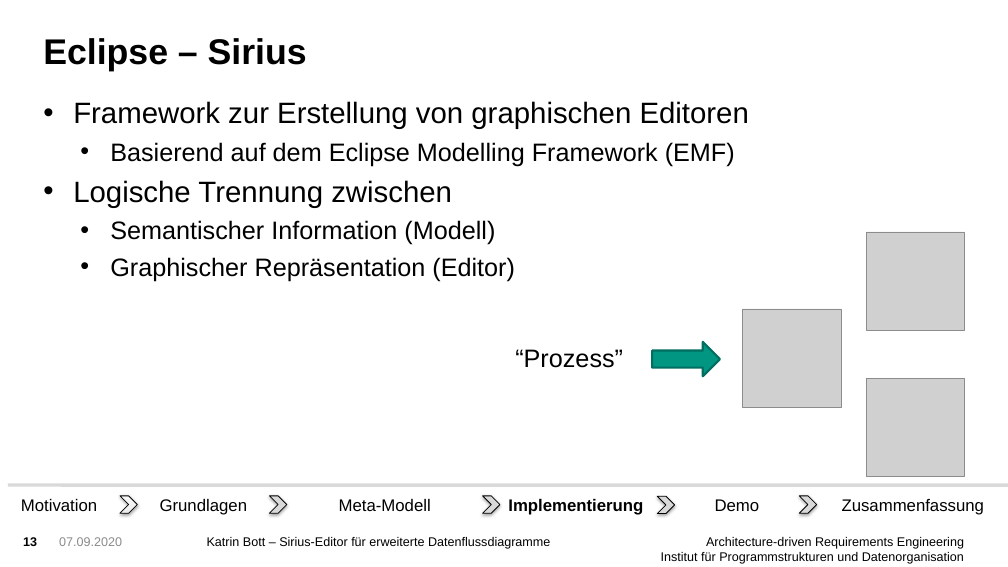
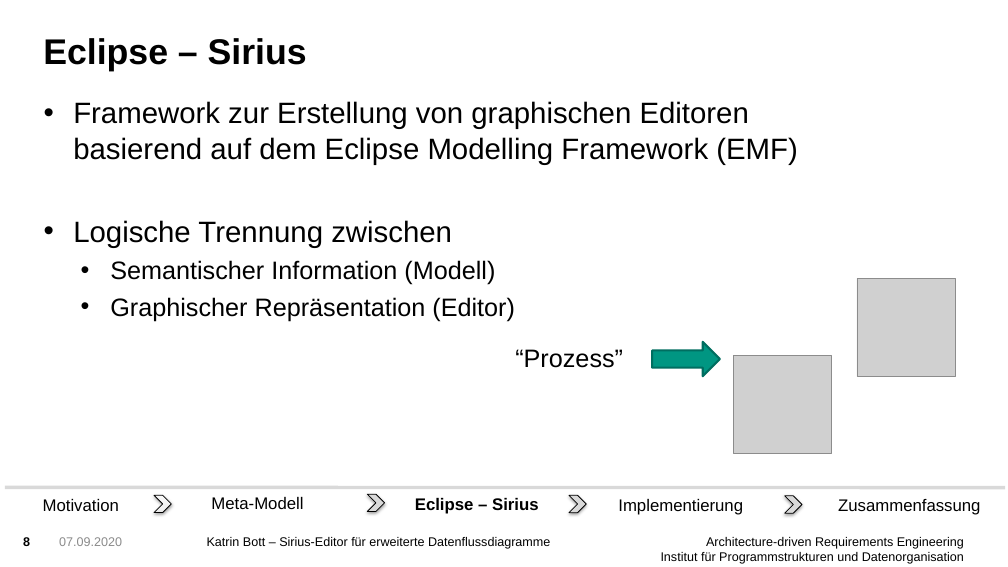
Before and after one commit to FluidTrust/Palladio-Supporting-DataFlowDiagramConfidentiality, a slide deck: slide 8 of bundles/org.palladiosimulator.dataflow.diagram.characterized.editor.sirius/presentation/presentation_bott.pptx (slide 13 before the commit). Drawn at 1008x567 pixels with LibreOffice and Linux fonts; fonts in the diff are those of the drawing; grey boxes stand for pictures; background and template pictures are left out. Boxes give left, top, right and bottom in pixels: in the first picture for what was removed or moved away, otherwise in the second. Text is boxed around its words. In the diff, an @@ line names an element or a change of style, - is before the commit and + after.

Commit message:
presentation, minor things in editor

```diff
--- a/bundles/org.palladiosimulator.dataflow.diagram.characterized.editor.sirius/presentation/presentation_bott.pptx
+++ b/bundles/org.palladiosimulator.dataflow.diagram.characterized.editor.sirius/presentation/presentation_bott.pptx
@@ text at (x1=73, y1=101, x2=798, y2=165): text changed; size 24 to 28 pt @@
-• Framework zur Erstellung von graphischen Editoren
-  • Basierend auf dem Eclipse Modelling Framework (EMF)
+• Framework zur Erstellung von graphischen Editoren
+  basierend auf dem Eclipse Modelling Framework (EMF)
@@ picture moved from (x1=867, y1=232, x2=965, y2=330) to (x1=857, y1=278, x2=955, y2=377) @@
@@ picture moved from (x1=743, y1=309, x2=841, y2=408) to (x1=734, y1=355, x2=832, y2=454) @@
@@ picture removed at (x1=867, y1=379, x2=965, y2=477) @@
@@ line moved from (8, 485) - (1008, 485) to (5, 488) - (1005, 488) @@
@@ text "Motivation" moved from (x1=21, y1=499, x2=97, y2=511) to (x1=43, y1=499, x2=119, y2=511) @@
@@ chevron moved from (x1=120, y1=496, x2=138, y2=513) to (x1=154, y1=495, x2=172, y2=513) @@
@@ text removed at (x1=160, y1=499, x2=248, y2=515) @@
-Grundlagen
@@ text "Meta-Modell" moved from (x1=339, y1=499, x2=431, y2=511) to (x1=211, y1=497, x2=303, y2=509) @@
@@ chevron moved from (x1=269, y1=496, x2=287, y2=513) to (x1=368, y1=495, x2=385, y2=512) @@
@@ text added at (x1=415, y1=498, x2=539, y2=514), 16 pt, text #000000, bold @@
+Eclipse – Sirius
@@ chevron moved from (x1=482, y1=496, x2=500, y2=513) to (x1=569, y1=495, x2=587, y2=513) @@
@@ text "Implementierung" moved from (x1=508, y1=499, x2=643, y2=515) to (x1=618, y1=499, x2=743, y2=515) @@
@@ text "Implementierung" at (x1=618, y1=499, x2=743, y2=515): bold off @@
@@ chevron removed at (x1=657, y1=496, x2=675, y2=513) @@
@@ text removed at (x1=715, y1=499, x2=760, y2=511) @@
-Demo
@@ chevron moved from (x1=799, y1=496, x2=817, y2=513) to (x1=785, y1=496, x2=802, y2=513) @@
@@ text "Zusammenfassung" moved from (x1=842, y1=499, x2=984, y2=515) to (x1=838, y1=499, x2=980, y2=515) @@
@@ page number at (x1=23, y1=536, x2=30, y2=549): text changed @@
-13
+8
```
Also in this commit, not shown: 14 other slides changed, 9 slides added, 8 slides removed, 1 other file.
